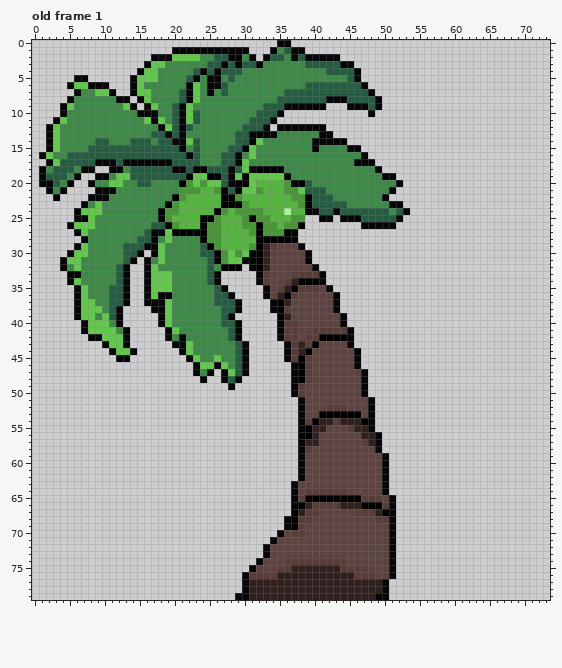
File history of a pixel-art file, assets/sprites/models/farm-produce/thennaimaram.aseprite. This is how it looked before the edit.
74x80 pixels, 9 frames. Colours within 5 levels of each other are drawn and written as one. Shown: old frame 1. The commit also changed other frames, which this record leaves out.
And afterwards:
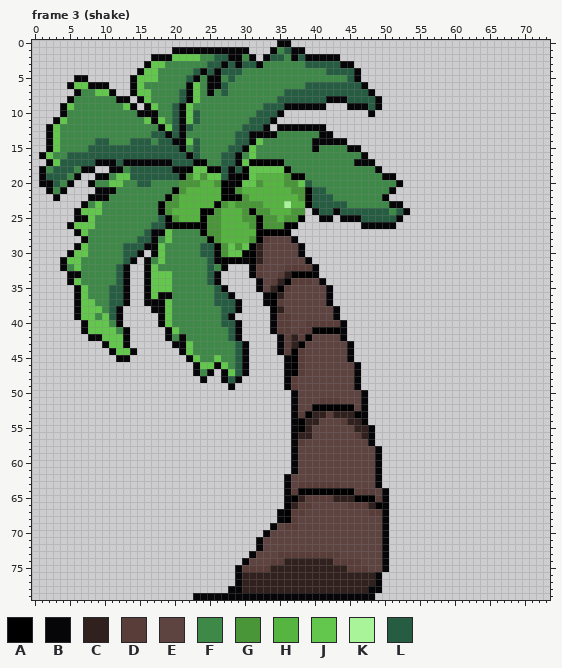
Palette (. is transparent): A #000000  B #060608  C #31211e  D #593d38  E #5d4440  F #3e8948  G #499639  H #56b441  J #63c74d  K #a9f498  L #265c42
A new or re-ordered frame is compared with the old frame closest to it.
Change:
frames 9 -> 12
--- frame 3 (shake) is new; against old frame 1, layers "Layer 3", "Layer 1"
@@ x 16..53 @@
 16 LLLLLLBLFFFLLBFJFFFFFFFFFFFFFFFB......
-17 BBBBLLLLFFFLLBJFFFFFFFFFFFFFFFBBB.....
-18 LLLLBBLAALLLBLJAAAAAFFFFFFFFFFFFFB....
-19 LLLLLLAJJAALBJAJJJJJAFFFFFFFFFFFFFBB..
-20 LFFFFAGJGJJLBAAJHHHHGAALFFFFFFFFFFFFB.
-21 FFFFFGGGHHGALAJJGHHHGGJLLLFFFFFFFFFB..
-22 FFFFAGHHHHHAAGHHHHHHHGGALLLFFFFFFFB...
-23 FFFAGHHHHHHAAAGHHHHHHHGALLLLLFFFFFFBB.
-24 FFAGGHHHHHAGHGGGGHHHKHHABLLBLLLLLLLFLB
-25 FFAGHHHHAAGHHHGAGGHHHGG..BB.BBBLLLLLB.
-26 FLLAGHHHAGGHHHGGAGGHGGA........BBBBB..
-27 LBBJAAAAAGGHHHHGAGGGAA................
-28 LBFJFFFFAGGHHHHHAAAAAB................
-29 BBJFFFFFLAGHHHHGACDEEEB...............
-30 .BJFFFFFLLAGJGJAACEEEEEB..............
-31 BFJFFFFFFLBGJJAAACEEEEEB..............
-32 BJFFFFFFFLFAAA.BACEEEEEEB.............
-33 BJJJFFFFFLB.....BDEEEDDDDB............
-34 BJJJFFFFFLB.....BDEEDCAAAB............
-35 BJJJFFFFFFLB.....BEDCADDDEB...........
-36 BJBBFFFFFFLLB....BECADEEEEEB..........
-37 BBBJFFFFFFLLLB....BACEEEEEEB..........
-38 .BBJFFFFFFFLLB....BADEEEEEEB..........
-39 ..BJFFFFFFFLB......ACEEEEEEEB.........
-40 ..BJFFFFFFFLLB.....BDDEEEEEEB.........
-41 ...BJFFFFFFFLB.....BDDEEDDDDDB........
-42 ...BFBFFFFFFLB.....BDDEDDAAAAB........
-43 ....BBJFFFFFFLB.....BDCDAEEEEB........
-44 .....BJFFFFFFLB.....BDCAEEEEEEB.......
-45 ......BJFFJFFLB.....BDADEEEEEEB.......
-46 .......BJJBJFLB......BADEEEEEEB.......
-47 .......BFB.BJLB......BADEEEEEEEB......
-48 ........B..BLB.......BADEEEEEEEB......
-49 ............B........BDEEEEEEEEB......
-50 .....................BDEEEEEEEEB......
-51 ......................BEEEEEEEEEB.....
-52 ......................BEEEDDDEEEB.....
-53 ......................BEEAAAAAAEB.....
-54 ......................BDACCDCCCAB.....
-55 ......................BACCEEEDCCB.....
-56 ......................BACEEEEEECCB....
-57 ......................BCCEEEEEEDCB....
-58 ......................BDEEEEEEEEEB....
-59 ......................BEEEEEEEEEEEB...
-60 ......................BEEEEEEEEEEEB...
-61 ......................BEEEEEEEEEEEB...
-62 ......................BEEEEEEEEEEEB...
-63 .....................BEEEEEEEEEEEEB...
-64 .....................BEDDDDDDEEEEEB...
-65 .....................BDAAAAAAAADDDEB..
-66 .....................BACDDDDCCCAAADB..
-67 .....................ACDDEEEEEDDDCAB..
-68 ....................BADDEEEEEEEEEDDB..
-69 ....................BADEEEEEEEEEEEEB..
-70 ...................BEDDEEEEEEEEEEEEB..
-71 ..................BEEEEEEEEEEEEEEEEB..
-72 .................BEEEEEEEEEEEEEEEEEB..
-73 .................BEEEEEEEEEEEEEEEEEB..
-74 ................BEEEDDDDDDDDDEEEEEEB..
-75 ...............BEEEDDCCCCCCCDDDDEEEB..
-76 ..............BDDDDCCCCCCCCCCCDDDEEB..
-77 ..............BCCCCCCCCCCCCCCCCCCCB...
-78 ..............BCCCCCCCCCCCCCCCCCCCB...
-79 .............BBCCCCCCCCCCCCCCCCCCBB...
+17 BBBBLLLAAFFLLBJAAAAAFFFFFFFFFFBBB.....
+18 LLLLBBAJJAALBLAJJJJJAFFFFFFFFFFFFB....
+19 LLLLLAGJGJJLBAAJHHHHGAAFFFFFFFFFFFBB..
+20 LFFFFGGGHHGABAJJGHHHGGJLFFFFFFFFFFFFB.
+21 FFFFAGHHHHHAAGHHHHHHHGGALLFFFFFFFFFB..
+22 FFFAGHHHHHHAAAGHHHHHHHGALLLFFFFFFFB...
+23 FFAGGHHHHHAGHGGGGHHHKHHALLLLLFFFFFFBB.
+24 FFAGHHHHAAGHHHGAGGHHHGG.BLLBLLLLLLLFLB
+25 FFLAGHHHAGGHHHGGAGGHGGA..BB.BBBLLLLLB.
+26 FLLBAAAAAGGHHHHGAGGGAA.........BBBBB..
+27 LBBJFFFFAGGHHHHHAAAAA.................
+28 LBFJFFFFFAGHHHHGADEEEB................
+29 BBJFFFFFLLAGJGJACEEEEEB...............
+30 .BJFFFFFLLBGJJAACEEEEEB...............
+31 BFJFFFFFFLBAAABACEEEEEEB..............
+32 BJFFFFFFFLFB...BDEEEDDDDB.............
+33 BJJJFFFFFLB....BDEEDCAAAB.............
+34 BJJJFFFFFLB.....BEDCADDDEB............
+35 BJJJFFFFFFLB....BECADEEEEEB...........
+36 BJBBFFFFFFLLB....BACEEEEEEB...........
+37 BBBJFFFFFFLLLB...BADEEEEEEB...........
+38 .BBJFFFFFFFLLB....ACEEEEEEEB..........
+39 ..BJFFFFFFFLB.....BDDEEEEEEB..........
+40 ..BJFFFFFFFLLB....BDDEEDDDDDB.........
+41 ...BJFFFFFFFLB....BDDEDDAAAAB.........
+42 ...BFBFFFFFFLB.....BDCDAEEEEB.........
+43 ....BBJFFFFFFLB....BDCAEEEEEEB........
+44 .....BJFFFFFFLB....BDADEEEEEEB........
+45 ......BJFFJFFLB.....BADEEEEEEB........
+46 .......BJJBJFLB.....BADEEEEEEEB.......
+47 .......BFB.BJLB.....BADEEEEEEEB.......
+48 ........B..BLB......BDEEEEEEEEB.......
+49 ............B.......BDEEEEEEEEB.......
+50 .....................BEEEEEEEEEB......
+51 .....................BEEEDDDEEEB......
+52 .....................BEEAAAAAAEB......
+53 .....................BDACCDCCCAB......
+54 .....................BACCEEEDCCB......
+55 .....................BACEEEEEECCB.....
+56 .....................BCCEEEEEEDCB.....
+57 .....................BDEEEEEEEEEB.....
+58 .....................BEEEEEEEEEEEB....
+59 .....................BEEEEEEEEEEEB....
+60 .....................BEEEEEEEEEEEB....
+61 .....................BEEEEEEEEEEEB....
+62 ....................BEEEEEEEEEEEEB....
+63 ....................BEDDDDDDEEEEEB....
+64 ....................BDAAAAAAAADDDEB...
+65 ....................BACDDDDCCCAAADB...
+66 ....................ACDDEEEEEDDDCAB...
+67 ...................BADDEEEEEEEEEDDB...
+68 ...................BADEEEEEEEEEEEEB...
+69 ..................BEDDEEEEEEEEEEEEB...
+70 .................BEEEEEEEEEEEEEEEEB...
+71 ................BEEEEEEEEEEEEEEEEEB...
+72 ................BEEEEEEEEEEEEEEEEEB...
+73 ...............BEEEDDDDDDDDDEEEEEEB...
+74 ..............BEEEDDCCCCCCCDDDDEEEB...
+75 .............BDDDDCCCCCCCCCCCDDDEEB...
+76 .............BCCCCCCCCCCCCCCCCCCCB....
+77 .............BCCCCCCCCCCCCCCCCCCCB....
+78 ............BBCCCCCCCCCCCCCCCCCCBB....
+79 .......BBBBBBBBBBBBBBBBBBBBBBBBBB.....
Pixel boxes of the changes (left, top, right, bottom) in both pictures:
changed: (158, 159, 396, 600)
